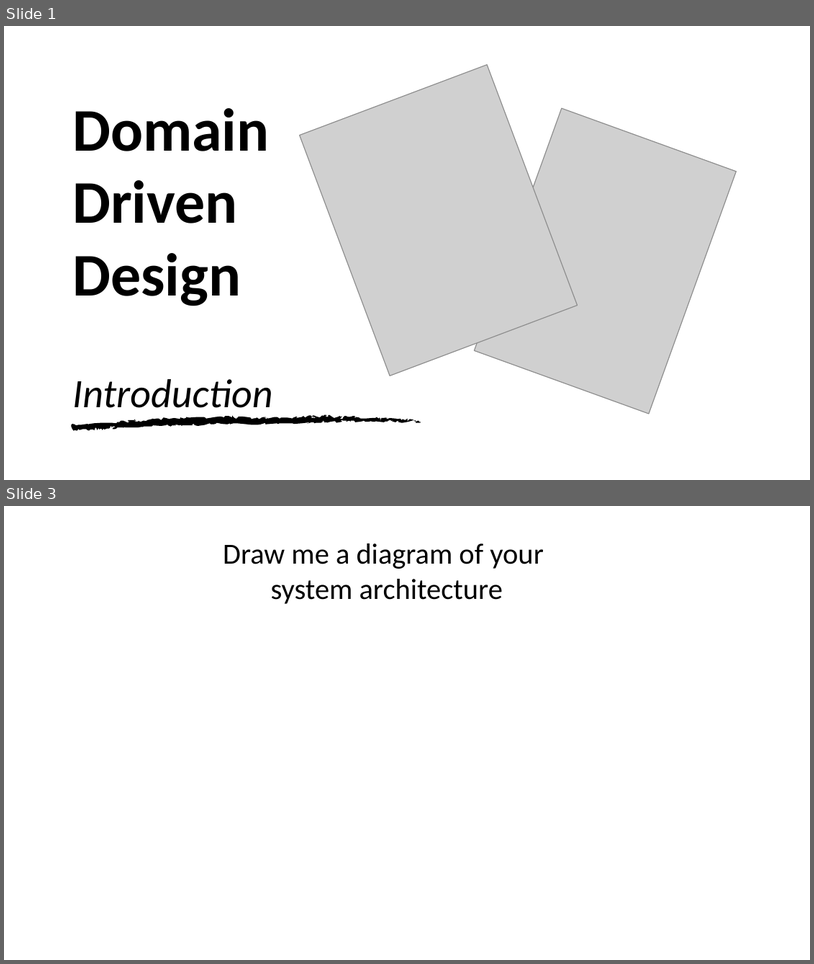
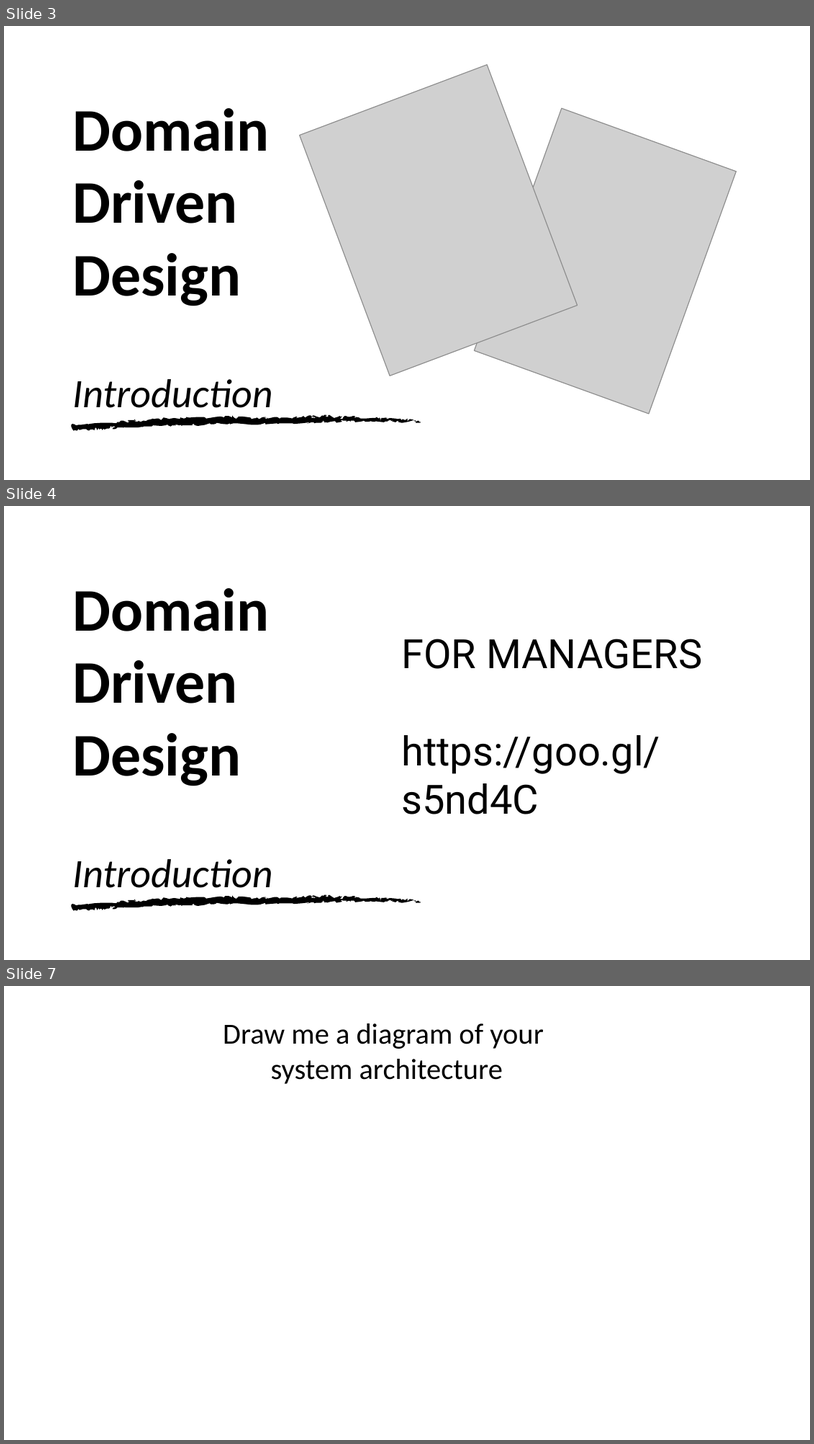
Before and after one commit to Elders/be-a-better-dev, a slide deck: Presentations/DomainDrivenDesign/DDD-Introduction.pptx. Shown one above the other, each under a label of ours: slides 1 and 3 before the commit, slides 3, 4 and 7 after it; the slides between them are not shown. The pictures are 814x964 and 814x1444 pixels, drawn with LibreOffice and Linux fonts; fonts in the diff are those of the drawing; grey boxes stand for pictures; background and template pictures are left out. Boxes give left, top, right and bottom in pixels: in the first picture for what was removed or moved away, otherwise in the second. Text is boxed around its words. In the diff, an @@ line names an element or a change of style, - is before the commit and + after.

Commit message:
Update DDD-Introduction with several slides

```diff
--- a/Presentations/DomainDrivenDesign/DDD-Introduction.pptx
+++ b/Presentations/DomainDrivenDesign/DDD-Introduction.pptx
@@ slide 4 added at (4, 506, 810, 960), background picture (left out) @@
@@ title added at (72, 588, 273, 896), 54 pt, text #000000, bold @@
+Domain
+Driven
+Design
+Introduction
@@ text added at (401, 638, 702, 814), 36 pt, text #000000 @@
+FOR MANAGERS
+https://goo.gl/s5nd4C
@@ freeform shape added at (71, 895, 420, 911), fill #000000 @@
@@ what was slide 1 is now slide 3 @@
@@ what was slide 3 is now slide 7 @@
```
Also in this commit, not shown: 7 slides changed, 7 other slides added.
